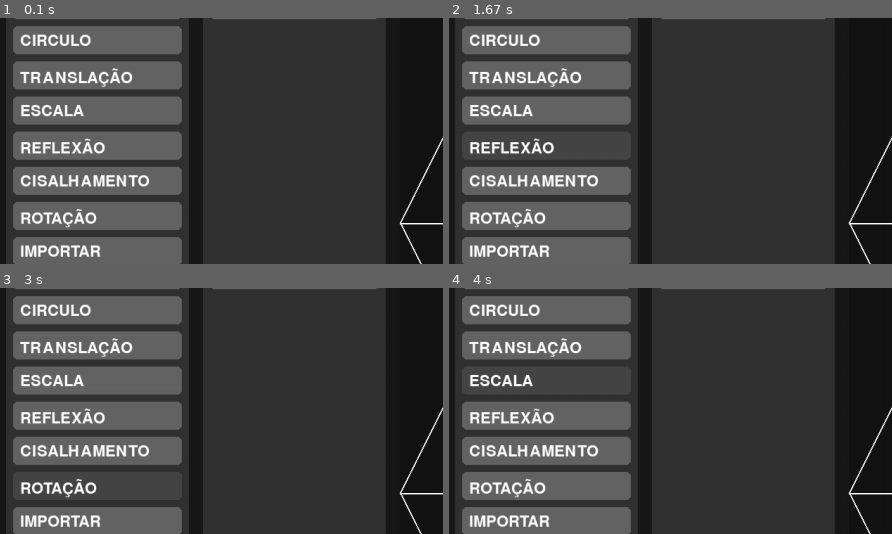
Above: before the commit, frames 1-4 (two rows, left to right).
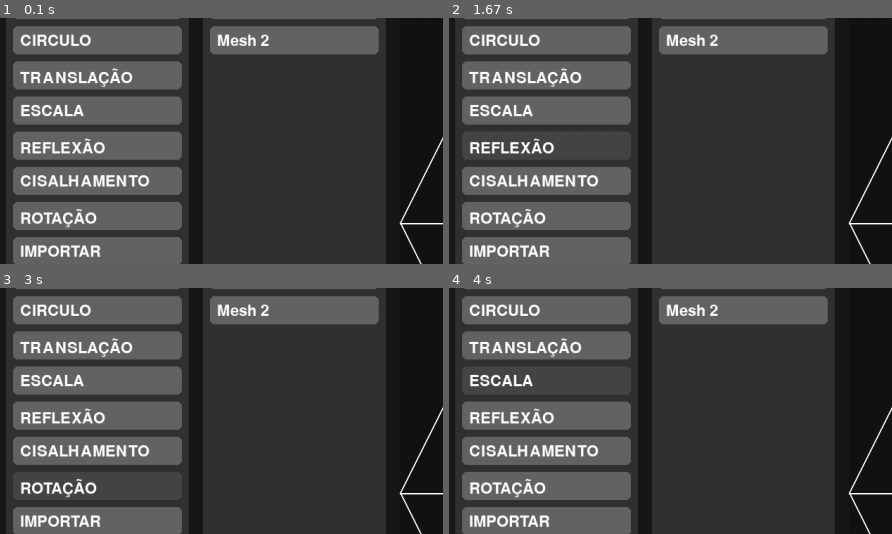
Above: after the commit, the same moments.

Repository: RianHeck/ProjetoGrafico
Game: pygame game, started from Display.py
Two runs of this game, one before a commit and one after it. Both use one fixed random seed, a clock stepped at 60 frames per second and the inputs below.
Inputs (mouse positions are % of the whole screen's width and height, from its top left):
- Up to frame 1 (0.1 s): no input
- Up to frame 2 (1.67 s): click "POLÍGONO" at 0.38 s; click (19, 34) at 1.22 s
- Up to frame 3 (3 s): click (13, 47) at 2.05 s
- Up to frame 4 (4 s): click (11, 27) at 3.88 s
The pictures show only the part of the screen within x 0-50%, y 8-58%; the shares and areas given below are measured in that part.

The runs differ from the first frame. In frame 1, 4.3% of the frame differs, in the area x 47-86%, y 3-15%; in frame 2, 4.3%; in frame 3, 4.3%; in frame 4, 4.3%.

Commit message:
Removendo Vetor de Vetor e Removendo a Remoção De Seleção Apos Transformação

Diff:
--- a/Display.py
+++ b/Display.py
@@ -53,10 +53,6 @@
     for d in display_file:
         for f in d.mesh.faces:
             arestas = d.mesh.arestasDeUmaFace(f)
-            #pq tá uma lista de listas?
-            if len(arestas) != 1:
-                raise ValueError("A face deve ter exatamente uma lista de arestas.")
-            arestas = arestas[0]
             for aresta in arestas:
                 #aplicar transformação
                 matriz = gerar_matriz_composta(d.transformacoes)
@@ -134,6 +130,8 @@
 
 def centro_mesh(display_item):
     """Calcula o centro atual da mesh sem considerar a transformacao de viewport."""
+    if not display_item.mesh.vertices:
+        return 0, 0
     vertices = [
         [v.posicao[0], v.posicao[1], 1] for v in display_item.mesh.vertices
     ]
@@ -167,8 +165,8 @@
     #file.transformacoes.append(('translation', 1, 1))
     display_file.append(file)
 
-    #file2 = File(Mesh())
-    #display_file.append(file2)
+    file2 = File(Mesh())
+    display_file.append(file2)
 
     running = True
     while running:
@@ -251,10 +249,11 @@
                                                     ('rotation', ang),
                                                     ('translation', -cx, -cy)
                                                 ])
-                                    opcao_selecionada = None
-                                    caixa_selecionada = None
-                                    mesh_selecionada = None
-                                    modo = None
+                                    #Mais Cliques Mais Trabalho
+                                    #opcao_selecionada = None
+                                    #caixa_selecionada = None
+                                    #mesh_selecionada = None
+                                    #modo = None
                             elif modo == 'Cancelar':
                                 opcao_selecionada = None
                                 caixa_selecionada = None
--- a/DisplayFile.py
+++ b/DisplayFile.py
@@ -3,9 +3,12 @@
 class File:
     def __init__(self, mesh: Mesh):
         self.mesh = mesh
-        Xmin = min(v.posicao[0] for v in mesh.vertices)
-        Xmax = max(v.posicao[0] for v in mesh.vertices)
-        Ymin = min(v.posicao[1] for v in mesh.vertices)
-        Ymax = max(v.posicao[1] for v in mesh.vertices)
-        self.window = (Xmin, Ymin, Xmax, Ymax)
-        self.transformacoes = [('viewport', (self.window), (0, 0, 680, 680))]
+        if mesh.vertices:
+            Xmin = min(v.posicao[0] for v in mesh.vertices)
+            Xmax = max(v.posicao[0] for v in mesh.vertices)
+            Ymin = min(v.posicao[1] for v in mesh.vertices)
+            Ymax = max(v.posicao[1] for v in mesh.vertices)
+            self.window = (Xmin, Ymin, Xmax, Ymax)
+            self.transformacoes = [('viewport', (self.window), (0, 0, 680, 680))]
+        else:
+            self.transformacoes = [('viewport', (-100, -100, 100, 100), (0, 0, 680, 680))]
--- a/Mesh.py
+++ b/Mesh.py
@@ -215,7 +215,7 @@
                 aresta = primeiraAresta
             arestas.append(aresta)
             aresta = aresta.proxima
-        return [arestas]
+        return arestas
 
     def facesDeUmaFace(self, face):
         primeiraAresta = face.aresta
Empty file removed: ViewPort.py
